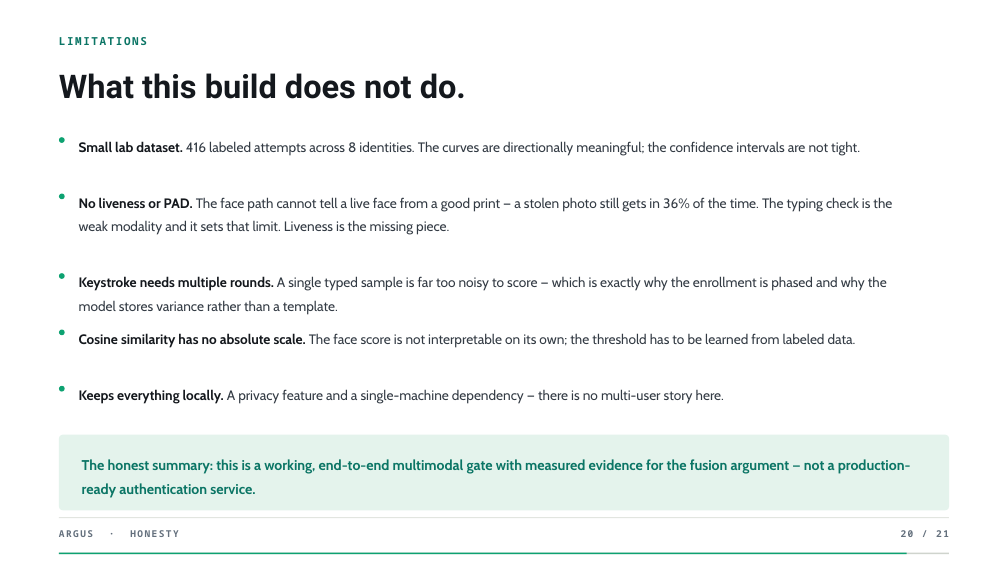
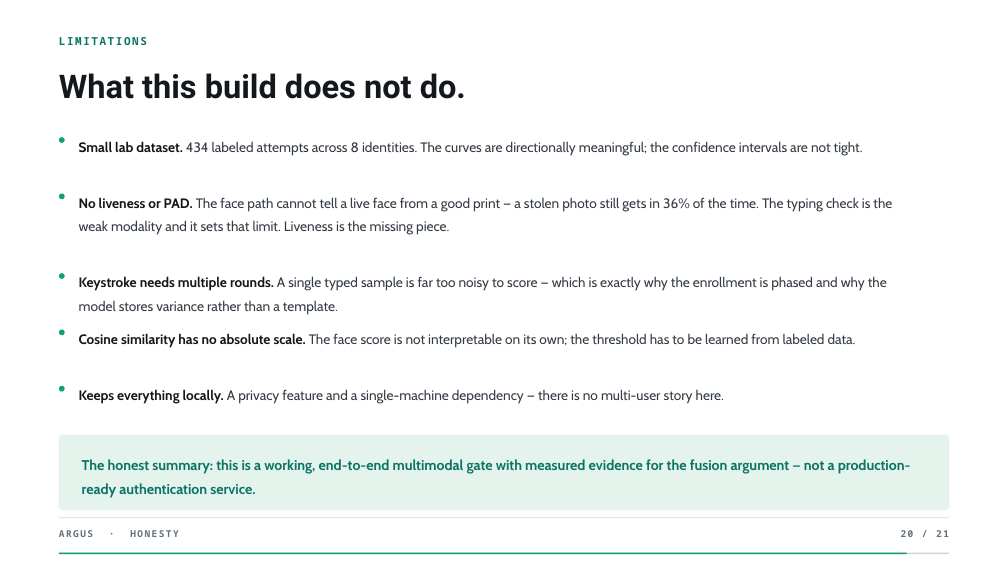
Before and after one commit to Harshit-3114/ARGUS, a slide deck: slide 20 of ARGUS-presentation.pptx. Drawn at 1008x567 pixels with LibreOffice and Linux fonts; fonts in the diff are those of the drawing; background and template pictures are left out. Boxes give left, top, right and bottom in pixels: in the first picture for what was removed or moved away, otherwise in the second. Text is boxed around its words. In the diff, an @@ line names an element or a change of style, - is before the commit and + after.

```diff
--- a/ARGUS-presentation.pptx
+++ b/ARGUS-presentation.pptx
@@ text at bbox=[79, 141, 863, 156]: text changed @@
-Small lab dataset. 416 labeled attempts across 8 identities. The curves are directionally meaningful; the confidence intervals are not tight.
+Small lab dataset. 434 labeled attempts across 8 identities. The curves are directionally meaningful; the confidence intervals are not tight.
```
Also in this commit, not shown: 5 other slides changed.
